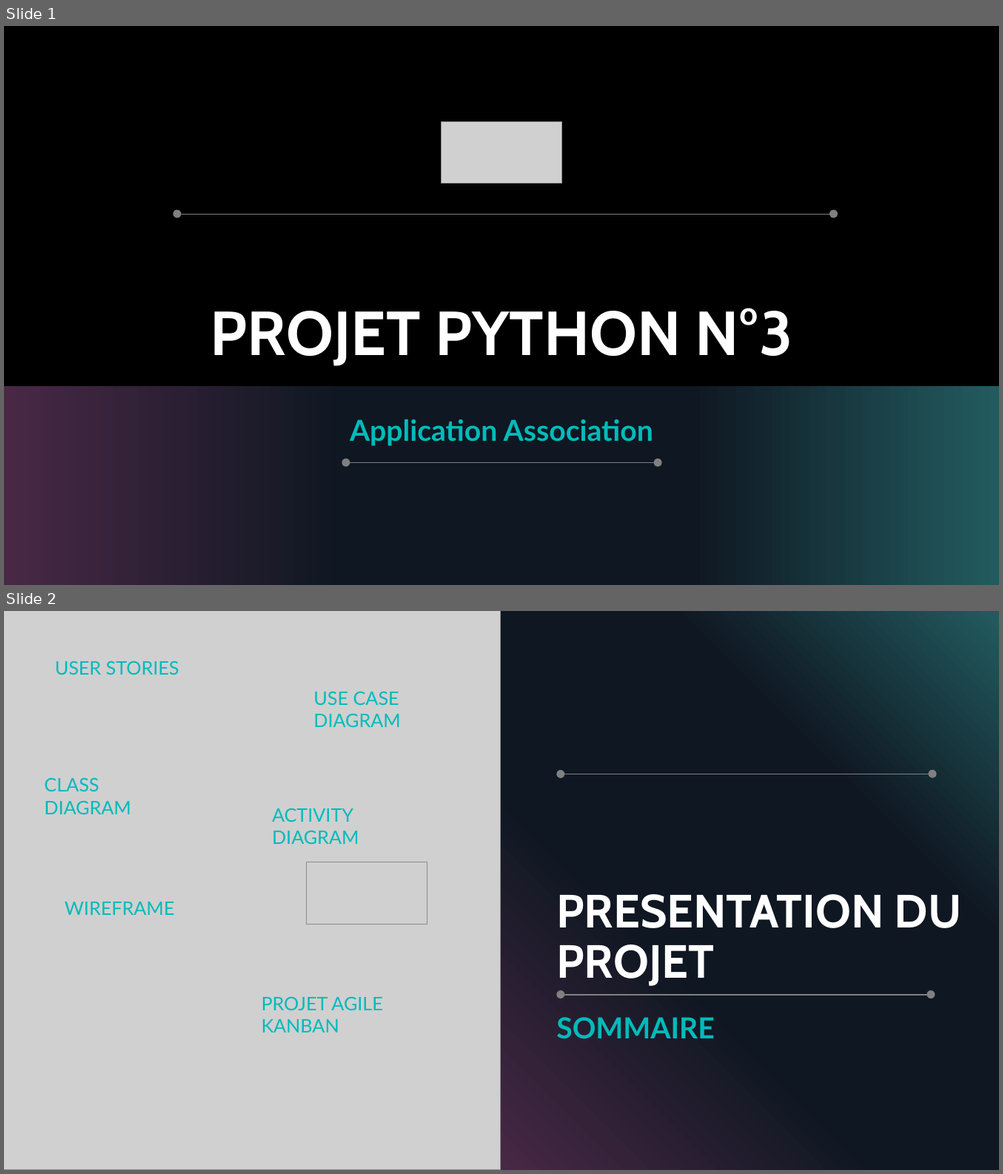
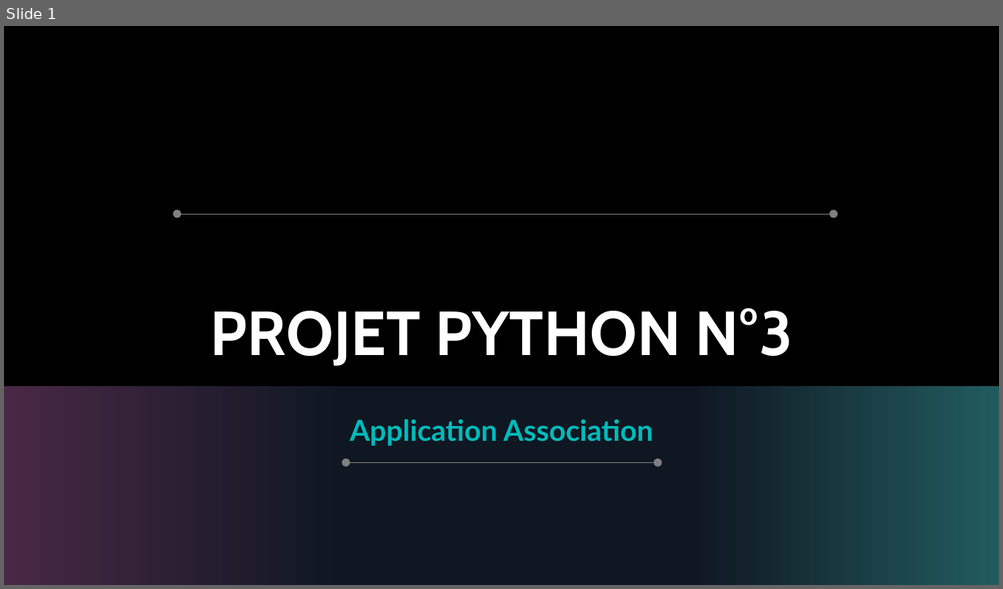
Before and after one commit to maldoq/ApplicationAssociation, a slide deck: Application/PROJET N°3 PYTHON.pptx. Shown one above the other, each under a label of ours: slides 1 and 2 before the commit, slide 1 after it. The pictures are 1003x1174 and 1003x589 pixels, drawn with LibreOffice and Linux fonts; fonts in the diff are those of the drawing; grey boxes stand for pictures; background and template pictures are left out. Boxes give left, top, right and bottom in pixels: in the first picture for what was removed or moved away, otherwise in the second. Text is boxed around its words. In the diff, an @@ line names an element or a change of style, - is before the commit and + after.

Commit message:
version 2.2
légère amélioration du diagramme de cas d'utilisation et de l'activité

```diff
--- a/Application/PROJET N°3 PYTHON.pptx
+++ b/Application/PROJET N°3 PYTHON.pptx
@@ slide 2 removed at (x1=4, y1=611, x2=999, y2=1170), background #000000; not listed: 3 template elements that a slide beside it also shows @@
@@ picture removed at (x1=4, y1=611, x2=500, y2=1170) @@
@@ rectangle removed at (x1=500, y1=611, x2=999, y2=1170) @@
@@ text removed at (x1=55, y1=661, x2=179, y2=675) @@
-USER STORIES
@@ text removed at (x1=313, y1=691, x2=400, y2=727) @@
-USE CASE DIAGRAM
@@ text removed at (x1=44, y1=777, x2=131, y2=815) @@
-CLASS DIAGRAM
@@ ellipse removed at (x1=556, y1=770, x2=564, y2=778) @@
@@ line removed from (559, 775) to (932, 775) @@
@@ ellipse removed at (x1=928, y1=770, x2=936, y2=778) @@
@@ text removed at (x1=272, y1=808, x2=358, y2=844) @@
-ACTIVITY DIAGRAM
@@ picture removed at (x1=306, y1=863, x2=427, y2=924) @@
@@ title removed at (x1=556, y1=894, x2=962, y2=986) @@
-PRESENTATION DU PROJET
@@ text removed at (x1=65, y1=902, x2=174, y2=915) @@
-WIREFRAME
@@ text removed at (x1=262, y1=997, x2=382, y2=1033) @@
-PROJET AGILE KANBAN
@@ ellipse removed at (x1=556, y1=991, x2=564, y2=999) @@
@@ line removed from (559, 995) to (932, 995) @@
@@ ellipse removed at (x1=927, y1=991, x2=935, y2=999) @@
@@ subtitle removed at (x1=556, y1=1017, x2=714, y2=1039) @@
-SOMMAIRE
@@ slide 1 changed as well @@
@@ picture removed at (x1=441, y1=121, x2=562, y2=184) @@
```
Also in this commit, not shown: 5 other slides changed, 1 slide added, 5 other slides removed, 4 other files.
